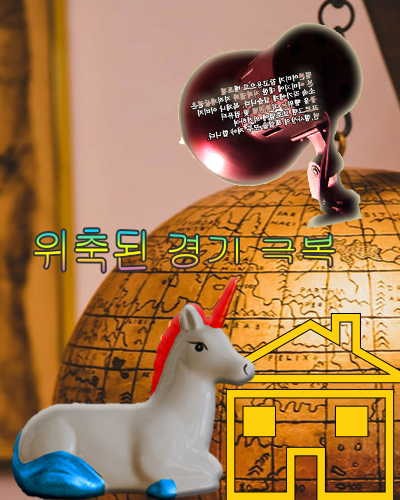
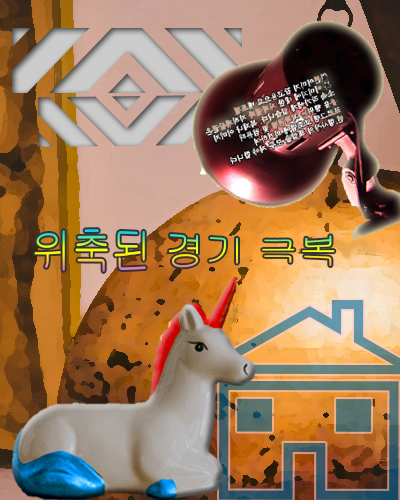
Layers edited between the first and the second 400x500 image:
painted on "전등" over [left=177, top=19, right=400, bottom=241]
added layer "Tile 1 1 copy 2" above "Tile 1 1" over [left=38, top=95, right=215, bottom=147]
added layer "Tile 1 1" above "Home 1" over [left=12, top=28, right=242, bottom=93]
"Home 1": opacity 100% → 60%, moved it above "위축된 경기 극복", painted on it over [left=191, top=300, right=400, bottom=500]
painted on "지구본" over [left=0, top=0, right=400, bottom=500]
